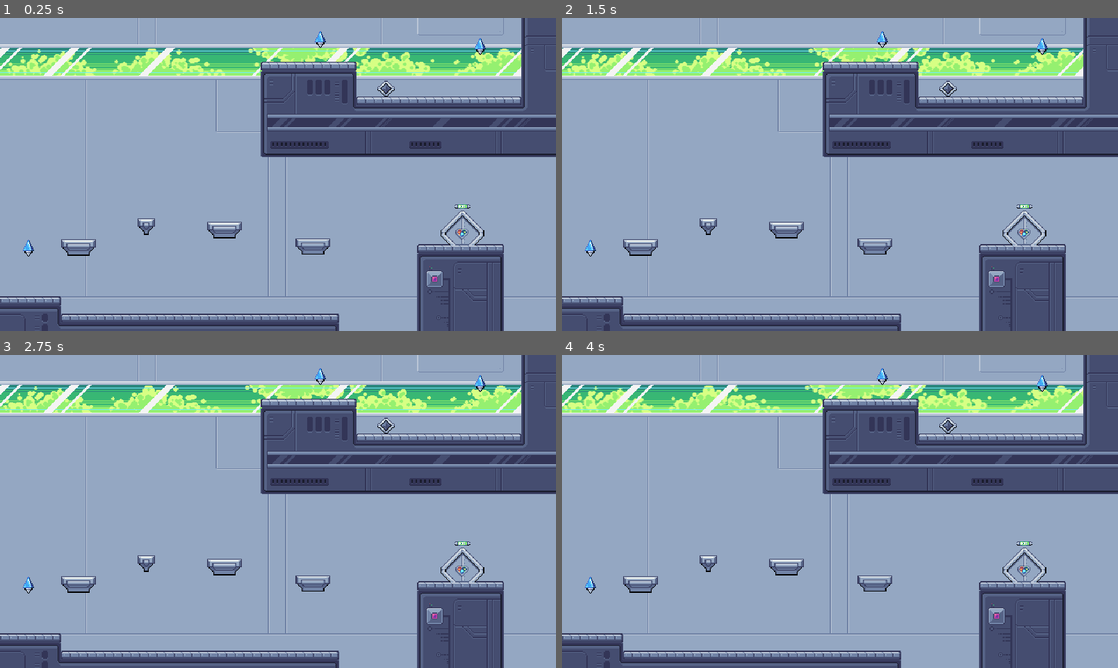
Above: before the commit, frames 1-4 (two rows, left to right).
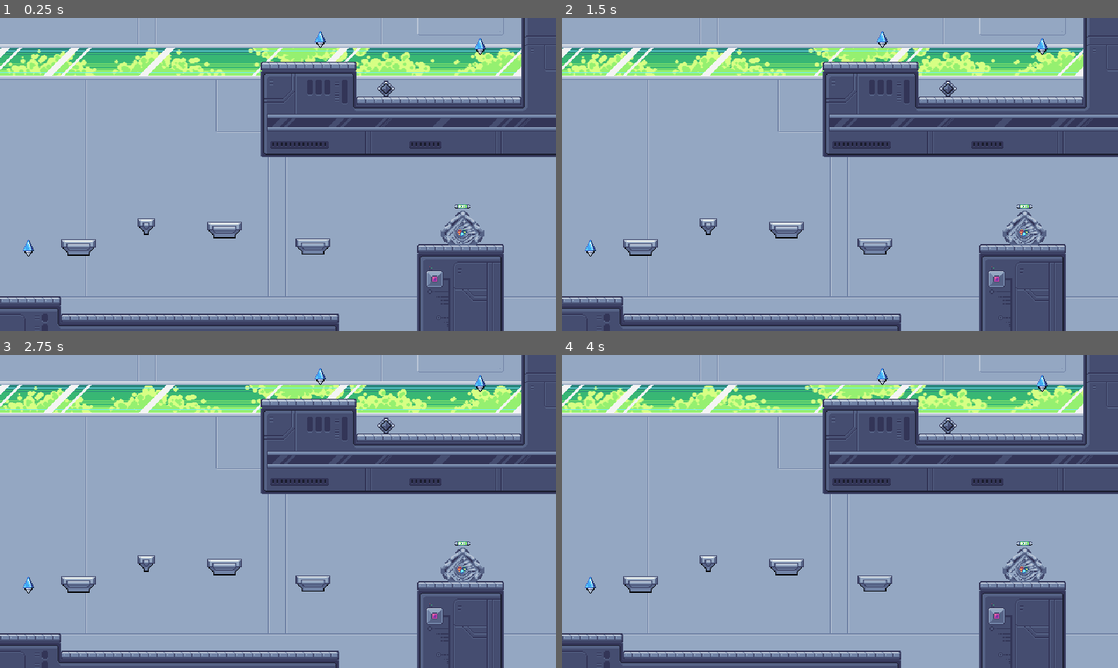
Above: after the commit, the same moments.

Repository: gdp-ufrj/Nut-Bolt
Game: Godot game, scene res://Cenas/Niveis/tutorial_3.tscn
The game is run twice, just before and just after one commit, with the same random seed, the same clock (stepped at 60 frames per second) and the same inputs. This scene is started directly instead of the project's main scene.
Inputs:
- Up to frame 1 (0.25 s): no input
- Up to frame 2 (1.5 s): tap Enter (interagir) at 0.5, 0.6, 1.35 s; hold Right (ui_right) from 0.53 s (still down); tap Up (ui_up) at 0.77 s
- Up to frame 3 (2.75 s): tap Up (ui_up) at 1.52 s; release Right (ui_right) at 2.03 s; hold Left (ui_left) from 2.03 s (still down); tap Enter (interagir) at 2.1 s
- Up to frame 4 (4 s): keep holding Left (ui_left); tap Enter (interagir) at 2.85, 3.6 s; tap Up (ui_up) at 3.02, 3.77 s

The runs differ from the first frame. In frame 1, 0.4% of the frame differs, in the area x 67-88%, y 20-73%; in frame 2, 0.4%; in frame 3, 0.4%; in frame 4, 0.4%.
Error in both runs: Attempt to call function 'get_fase_tipo' in base 'null instance' on a null instance. (res://Scripts/Entes/porta.gd:12)

Commit message:
mudar animação botões

Diff:
--- a/plataform-2d-godot/Cenas/Entes/botao.tscn
+++ b/plataform-2d-godot/Cenas/Entes/botao.tscn
@@ -1,14 +1,48 @@
-[gd_scene load_steps=17 format=3 uid="uid://bqbxnpowjnvbq"]
+[gd_scene load_steps=27 format=3 uid="uid://bqbxnpowjnvbq"]
 
 [ext_resource type="Texture2D" uid="uid://qwd3xqmdv0hu" path="res://Sprites/Interagíveis/Botao1_off.png" id="1_d7y7n"]
 [ext_resource type="Script" uid="uid://jlkyy5vnqlqo" path="res://Scripts/Entes/botao.gd" id="1_fyg3g"]
 [ext_resource type="Texture2D" uid="uid://b831qoule1624" path="res://Sprites/Interagíveis/Botao1_desligar.png" id="2_1xa14"]
+[ext_resource type="Texture2D" uid="uid://dhwdvvkd5nans" path="res://Sprites/Interagíveis/Floresta/Botao2_desligar.png" id="3_3te34"]
 [ext_resource type="Texture2D" uid="uid://bq8q58hhiathg" path="res://Sprites/Interagíveis/Botao1_ligar.png" id="3_fyg3g"]
+[ext_resource type="Texture2D" uid="uid://bpejth5wa8iee" path="res://Sprites/Interagíveis/Floresta/Botao2_ligar.png" id="4_y7thn"]
 [ext_resource type="AudioStream" uid="uid://piq7i1ui6xty" path="res://Audio/Alavanca/Alavanca.ogg" id="5_m67r4"]
 
 [sub_resource type="RectangleShape2D" id="RectangleShape2D_fxmij"]
 size = Vector2(26.0078, 21.8438)
 
+[sub_resource type="AtlasTexture" id="AtlasTexture_2sm1p"]
+atlas = ExtResource("3_3te34")
+region = Rect2(0, 0, 20, 20)
+
+[sub_resource type="AtlasTexture" id="AtlasTexture_a5vyi"]
+atlas = ExtResource("3_3te34")
+region = Rect2(20, 0, 20, 20)
+
+[sub_resource type="AtlasTexture" id="AtlasTexture_2arhs"]
+atlas = ExtResource("3_3te34")
+region = Rect2(40, 0, 20, 20)
+
+[sub_resource type="AtlasTexture" id="AtlasTexture_heqb8"]
+atlas = ExtResource("3_3te34")
+region = Rect2(60, 0, 20, 20)
+
+[sub_resource type="AtlasTexture" id="AtlasTexture_u2gwf"]
+atlas = ExtResource("4_y7thn")
+region = Rect2(0, 0, 20, 20)
+
+[sub_resource type="AtlasTexture" id="AtlasTexture_rhtvn"]
+atlas = ExtResource("4_y7thn")
+region = Rect2(20, 0, 20, 20)
+
+[sub_resource type="AtlasTexture" id="AtlasTexture_obsxy"]
+atlas = ExtResource("4_y7thn")
+region = Rect2(40, 0, 20, 20)
+
+[sub_resource type="AtlasTexture" id="AtlasTexture_bodx2"]
+atlas = ExtResource("4_y7thn")
+region = Rect2(60, 0, 20, 20)
+
 [sub_resource type="AtlasTexture" id="AtlasTexture_m67r4"]
 atlas = ExtResource("2_1xa14")
 region = Rect2(0, 0, 20, 20)
@@ -43,6 +77,48 @@
 
 [sub_resource type="SpriteFrames" id="SpriteFrames_nilum"]
 animations = [{
+"frames": [{
+"duration": 1.0,
+"texture": SubResource("AtlasTexture_2sm1p")
+}, {
+"duration": 1.0,
+"texture": SubResource("AtlasTexture_a5vyi")
+}, {
+"duration": 1.0,
+"texture": SubResource("AtlasTexture_2arhs")
+}, {
+"duration": 1.0,
+"texture": SubResource("AtlasTexture_heqb8")
+}],
+"loop": false,
+"name": &"b2_desligar",
+"speed": 5.0
+}, {
+"frames": [{
+"duration": 1.0,
+"texture": SubResource("AtlasTexture_heqb8")
+}],
+"loop": true,
+"name": &"b2_inicial",
+"speed": 5.0
+}, {
+"frames": [{
+"duration": 1.0,
+"texture": SubResource("AtlasTexture_u2gwf")
+}, {
+"duration": 1.0,
+"texture": SubResource("AtlasTexture_rhtvn")
+}, {
+"duration": 1.0,
+"texture": SubResource("AtlasTexture_obsxy")
+}, {
+"duration": 1.0,
+"texture": SubResource("AtlasTexture_bodx2")
+}],
+"loop": false,
+"name": &"b2_ligar",
+"speed": 5.0
+}, {
 "frames": [{
 "duration": 1.0,
 "texture": SubResource("AtlasTexture_m67r4")
@@ -125,7 +201,7 @@
 
 [node name="AnimatedSprite2D" type="AnimatedSprite2D" parent="."]
 sprite_frames = SubResource("SpriteFrames_nilum")
-animation = &"b_desligar"
+animation = &"b2_inicial"
 
 [node name="Area2D" type="Area2D" parent="."]
 
--- a/plataform-2d-godot/Cenas/Entes/porta.tscn
+++ b/plataform-2d-godot/Cenas/Entes/porta.tscn
@@ -203,7 +203,7 @@
 
 [node name="Abre e fecha" type="AnimatedSprite2D" parent="."]
 sprite_frames = SubResource("SpriteFrames_qedc4")
-animation = &"Abre e fecha"
+animation = &"Abre e fecha floresta"
 
 [node name="audio_abrindo" type="AudioStreamPlayer" parent="."]
 stream = ExtResource("4_c7j4k")
--- a/plataform-2d-godot/Scripts/Entes/botao.gd
+++ b/plataform-2d-godot/Scripts/Entes/botao.gd
@@ -1,12 +1,27 @@
 extends Area2D
+
+@onready var animation: AnimatedSprite2D = $AnimatedSprite2D
+
 var is_untouched: bool = true
 var pode_ativar: bool = false
 var ligado = false
 signal ativar
 signal ativar_oneshot
 
+var prefixo_anim := "b"  #Vai virar "b" (tutorial) ou "b2" (floresta)
+
 func _ready():
-	$AnimatedSprite2D.play("b_inicial")
+	var tipo_fase = get_tree().get_root().get_node("Game Controller").get_fase_tipo()
+
+	match tipo_fase:
+		"tutorial":
+			prefixo_anim = "b"
+		"floresta":
+			prefixo_anim = "b2"
+
+	#Garante que o botão comece com a aparência de inicial
+	animation.play(prefixo_anim + "_inicial")
+	ligado = false
 
 func _on_body_entered(body: Node2D) -> void:
 	if is_untouched and body.is_in_group("Players"):
@@ -21,12 +36,16 @@
 func _on_ativar() -> void:
 	$audio_interagir.play()
 	$Label.hide()
-	if ligado: $AnimatedSprite2D.play("b_desligar")
-	else: $AnimatedSprite2D.play("b_ligar")
+
+	if ligado:
+		animation.play(prefixo_anim + "_desligar")
+	else:
+		animation.play(prefixo_anim + "_ligar")
+
 	ligado = not ligado
 
 func _on_ativar_oneshot() -> void:
 	is_untouched = false
 	$audio_interagir.play()
 	$Label.hide()
-	$AnimatedSprite2D.play("b_ligar")
+	animation.play(prefixo_anim + "_ligar")
--- a/plataform-2d-godot/Scripts/game_controller.gd
+++ b/plataform-2d-godot/Scripts/game_controller.gd
@@ -134,7 +134,7 @@
 
 #funcao de update da animacao da porta
 func get_fase_tipo() -> String:
-	if current_index <= 0:
+	if current_index <= 2:
 		return "tutorial"
 	else:
 		return "floresta"
